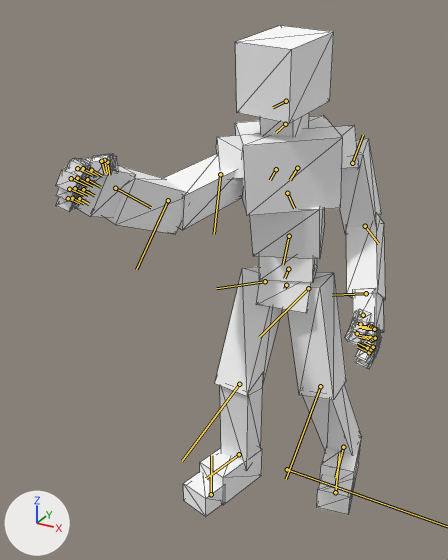
Before and after pictures for a commit that changed the FBX model Assets/__Resources/Art/Animation/Enemy_caught.fbx.
Rendered twice from a 50 mm camera at (1.14, -2.88, 2.64) aimed at (-0.17, -0.5, 1.44). Lighting does not change. The marker at lower left points along +X, +Y and +Z. Both versions are drawn at frame 2 of the action 'Take 001'; the numbers are the values there. The bones that bend it are drawn over the model as lines. Mesh edges are drawn as thin lines.

Names of what the first picture shows: 'RPG-Character-Mesh'.
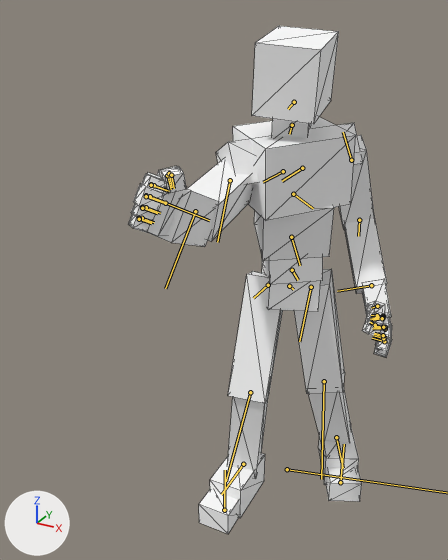
The edits, one by one:
Bone 'Motion' (bone_motion) turns from (0, 0, 0) to (0, 0, 17) degrees about its own x, y and z.

Changed parts and their boxes (x1, y1, x2, y2) in the pictures (448 x 560 px):
'RPG-Character-Mesh', posed (20% narrower): before (56, 25, 386, 517); after (128, 26, 392, 534)
